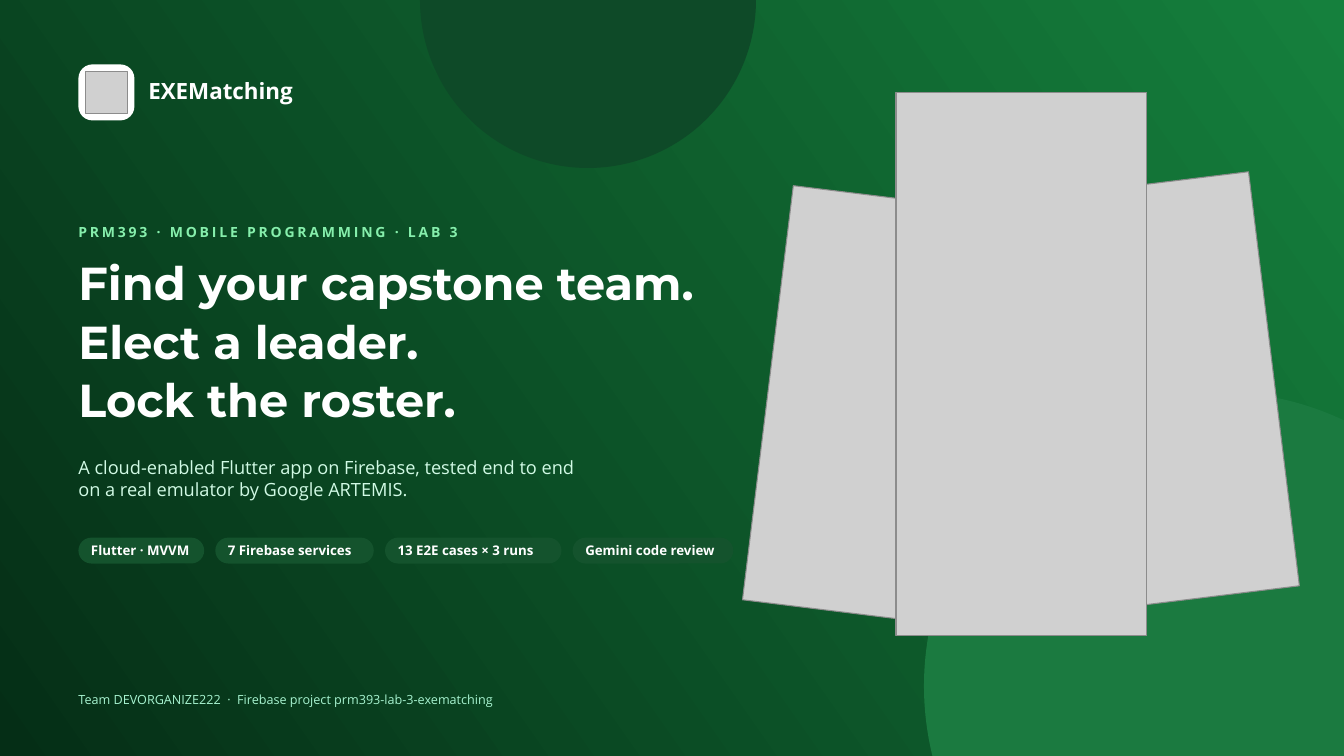
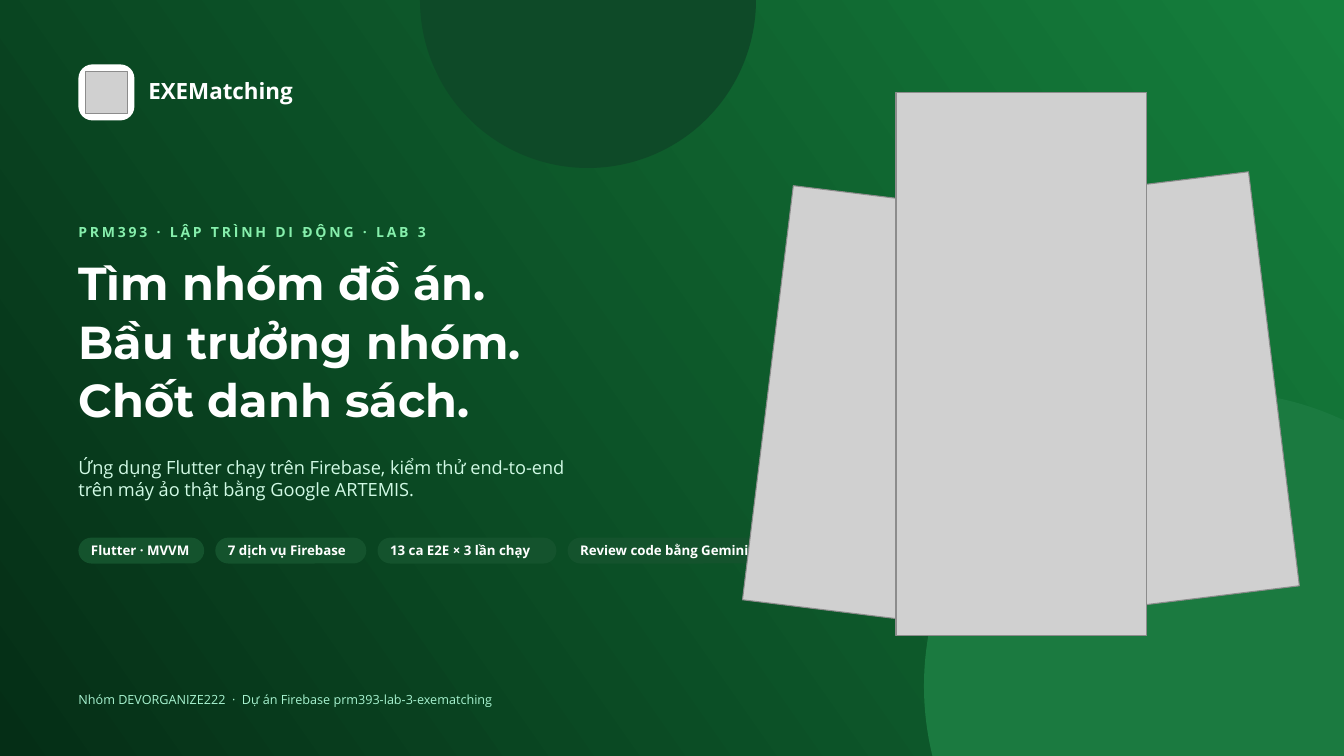
Before and after one commit to DEVORGANIZE222/Lab3_Cloud-Enabled_Mobile_App, a slide deck: slide 1 of slides/Lab03_DEVORGANIZE222_slides.pptx. Drawn at 1344x756 pixels with LibreOffice and Linux fonts; fonts in the diff are those of the drawing; grey boxes stand for pictures. Boxes give left, top, right and bottom in pixels: in the first picture for what was removed or moved away, otherwise in the second. Text is boxed around its words. In the diff, an @@ line names an element or a change of style, - is before the commit and + after.

```diff
--- a/slides/Lab03_DEVORGANIZE222_slides.pptx
+++ b/slides/Lab03_DEVORGANIZE222_slides.pptx
@@ text at <box>78,224,426,240</box>: text changed @@
-PRM393 · MOBILE PROGRAMMING · LAB 3
+PRM393 · LẬP TRÌNH DI ĐỘNG · LAB 3
@@ text at <box>78,262,521,418</box>: text changed @@
-Find your capstone team.
-Elect a leader.
-Lock the roster.
+Tìm nhóm đồ án.
+Bầu trưởng nhóm.
+Chốt danh sách.
@@ text at <box>78,457,564,501</box>: text changed @@
-A cloud-enabled Flutter app on Firebase, tested end to end
-on a real emulator by Google ARTEMIS.
+Ứng dụng Flutter chạy trên Firebase, kiểm thử end-to-end
+trên máy ảo thật bằng Google ARTEMIS.
@@ rounded rectangle: place and size @@
-rounded rectangle at <box>216,537,374,564</box>
+rounded rectangle at <box>216,537,367,564</box>
@@ rounded rectangle: place and size @@
-rounded rectangle at <box>385,537,562,564</box>
+rounded rectangle at <box>378,537,557,564</box>
@@ rounded rectangle: place and size @@
-rounded rectangle at <box>573,537,733,564</box>
+rounded rectangle at <box>568,537,771,564</box>
@@ text at <box>228,545,346,558</box>: text changed @@
-7 Firebase services
+7 dịch vụ Firebase
@@ text at <box>390,544,530,558</box>: text changed @@
-13 E2E cases × 3 runs
+13 ca E2E × 3 lần chạy
@@ text at <box>580,543,748,560</box>: text changed @@
-Gemini code review
+Review code bằng Gemini
@@ text at <box>78,694,493,707</box>: text changed @@
-Team DEVORGANIZE222 · Firebase project prm393-lab-3-exematching
+Nhóm DEVORGANIZE222 · Dự án Firebase prm393-lab-3-exematching
```
Also in this commit, not shown: 14 other slides changed, 2 slides added, 2 slides removed.
